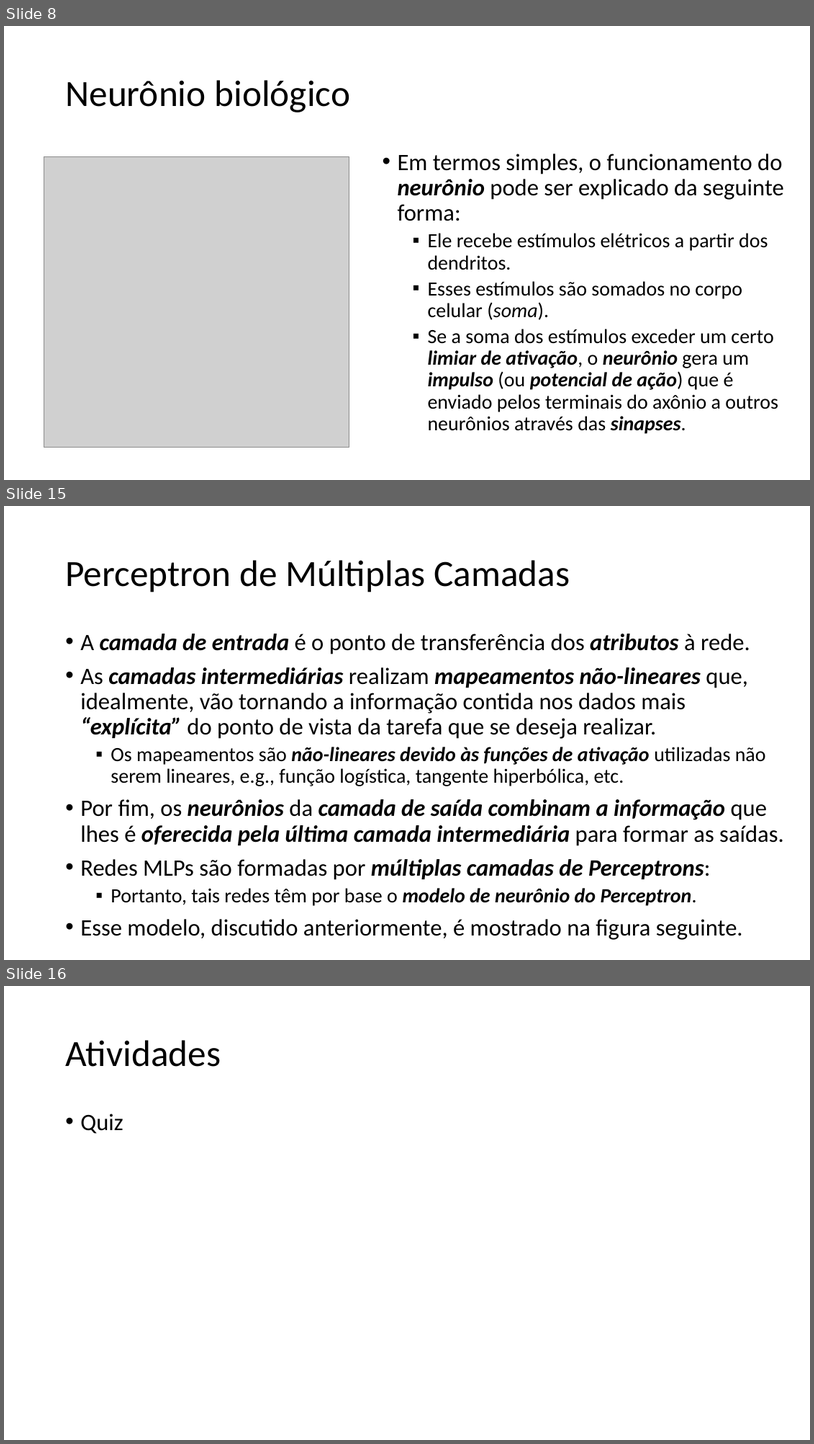
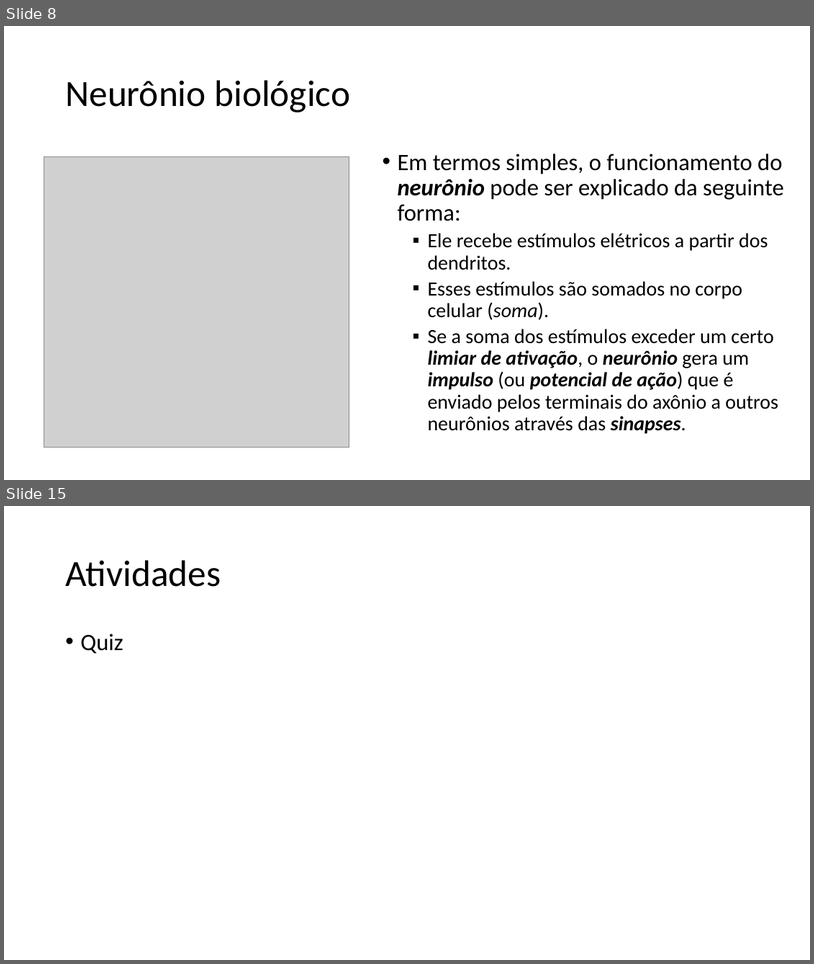
Before and after one commit to zz4fap/tp557-iot-ml, a slide deck: slides/TP557_3_Desafios_do_TinyML_machine_learning.pptx. Shown one above the other, each under a label of ours: slides 8, 15 and 16 before the commit, slides 8 and 15 after it; the slides between them are not shown. The pictures are 814x1444 and 814x964 pixels, drawn with LibreOffice and Linux fonts; fonts in the diff are those of the drawing; grey boxes stand for pictures. Boxes give left, top, right and bottom in pixels: in the first picture for what was removed or moved away, otherwise in the second. Text is boxed around its words. In the diff, an @@ line names an element or a change of style, - is before the commit and + after.

```diff
--- a/slides/TP557_3_Desafios_do_TinyML_machine_learning.pptx
+++ b/slides/TP557_3_Desafios_do_TinyML_machine_learning.pptx
@@ slide 15 removed at bbox=[4, 506, 810, 960], background #FFFFFF @@
@@ title removed at bbox=[65, 560, 570, 592] @@
-Perceptron de Múltiplas Camadas
@@ text removed at bbox=[80, 633, 784, 939] @@
-• A camada de entrada é o ponto de transferência dos atributos à rede.
-• As camadas intermediárias realizam mapeamentos não-lineares que, idealmente, vão tornando a informação contida nos dados mais “explícita” do ponto de vista da tarefa que se deseja realizar.
-  ▪ Os mapeamentos são não-lineares devido às funções de ativação utilizadas não serem lineares, e.g., função logística, tangente hiperbólica, etc.
-• Por fim, os neurônios da camada de saída combinam a informação que lhes é oferecida pela última camada intermediária para formar as saídas.
-• Redes MLPs são formadas por múltiplas camadas de Perceptrons:
-  ▪ Portanto, tais redes têm por base o modelo de neurônio do Perceptron.
-• Esse modelo, discutido anteriormente, é mostrado na figura seguinte.
@@ what was slide 16 is now slide 15 @@
```
Also in this commit, not shown: 5 slides changed, 3 slides added, 3 other slides removed, 3 other files.
